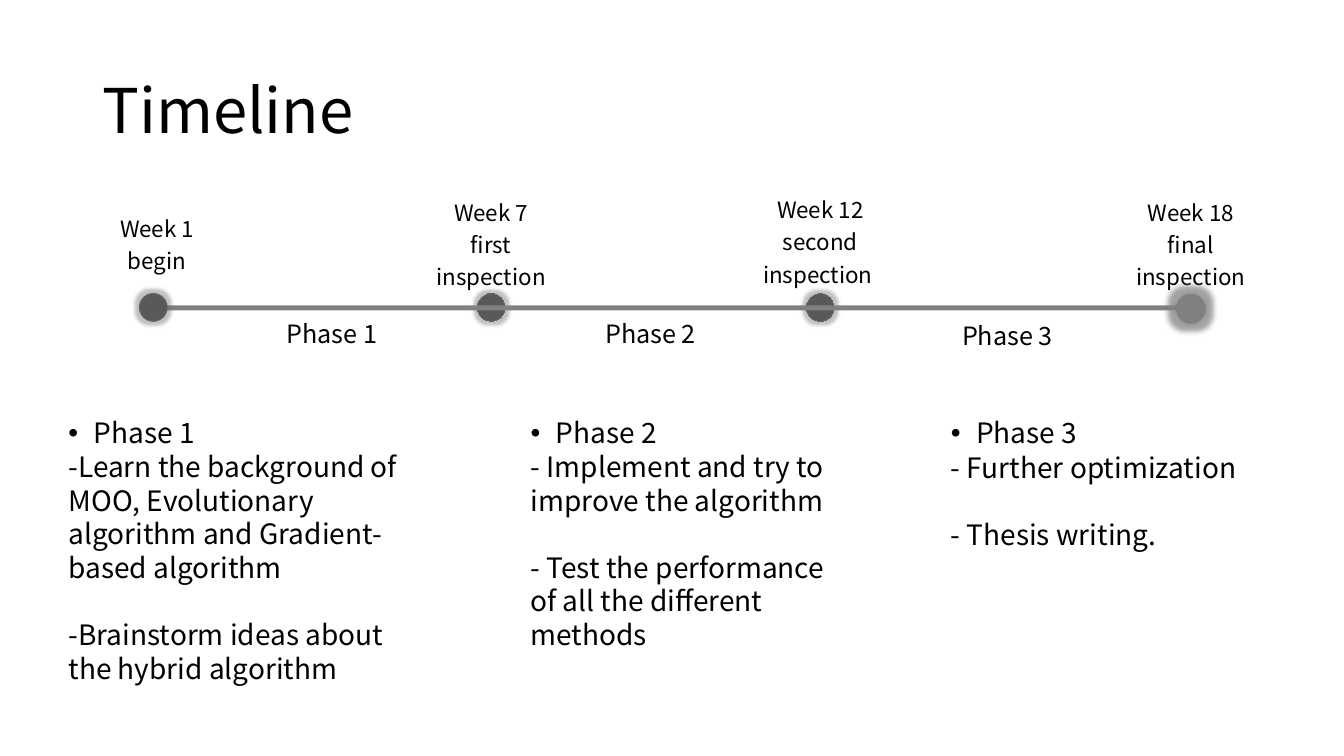
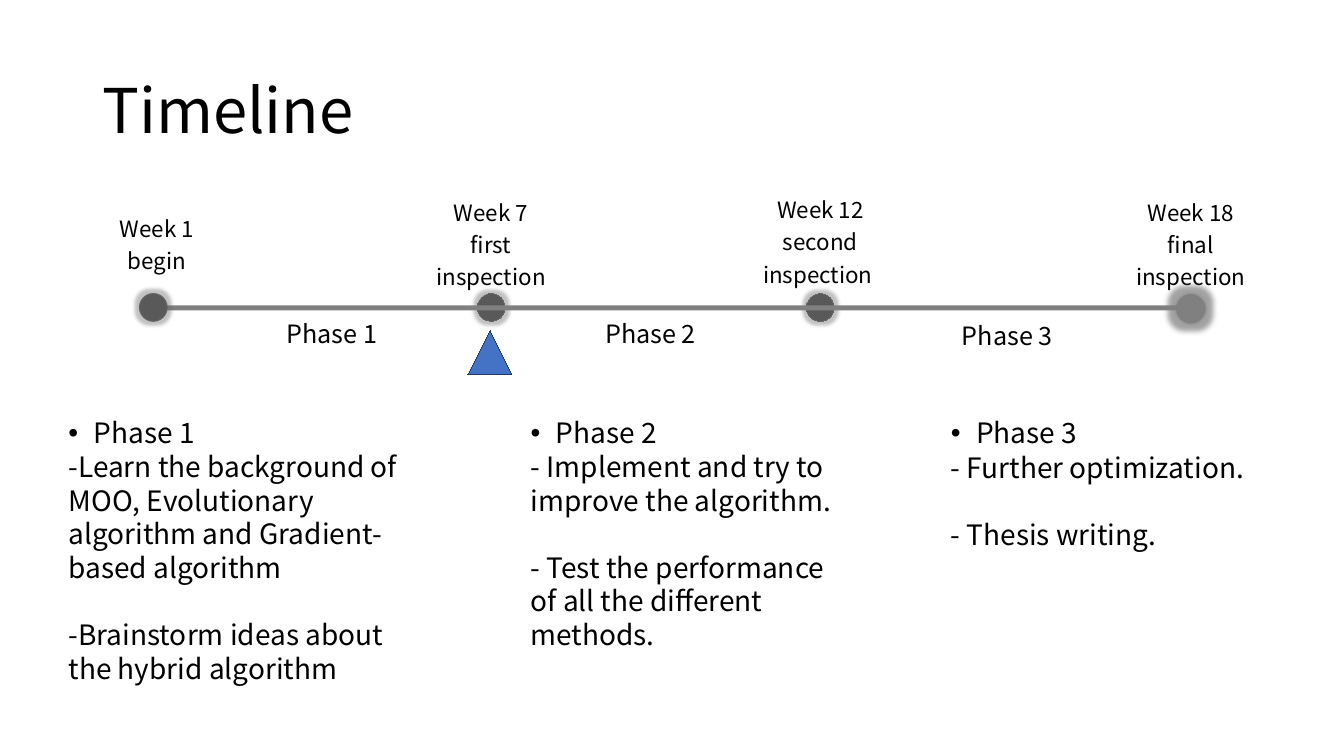
Before and after one commit to Nore-i/GP-Hybrid, a slide deck: slide 18 of presentation-first.pptx (slide 16 before the commit). Drawn at 1344x756 pixels with LibreOffice and Linux fonts; fonts in the diff are those of the drawing. Boxes give left, top, right and bottom in pixels: in the first picture for what was removed or moved away, otherwise in the second. Text is boxed around its words. In the diff, an @@ line names an element or a change of style, - is before the commit and + after.

```diff
--- a/presentation-first.pptx
+++ b/presentation-first.pptx
@@ triangle added at [468,331,512,375], fill #4472C4, outline #203864 0 pt @@
@@ text at [531,454,831,646]: text changed @@
-- Implement and try to improve the algorithm
-- Test the performance of all the different methods
+- Implement and try to improve the algorithm.
+- Test the performance of all the different methods.
@@ text at [967,455,1244,485]: text changed @@
-- Further optimization
+- Further optimization.
```
Also in this commit, not shown: 13 other slides changed, 2 slides added.
